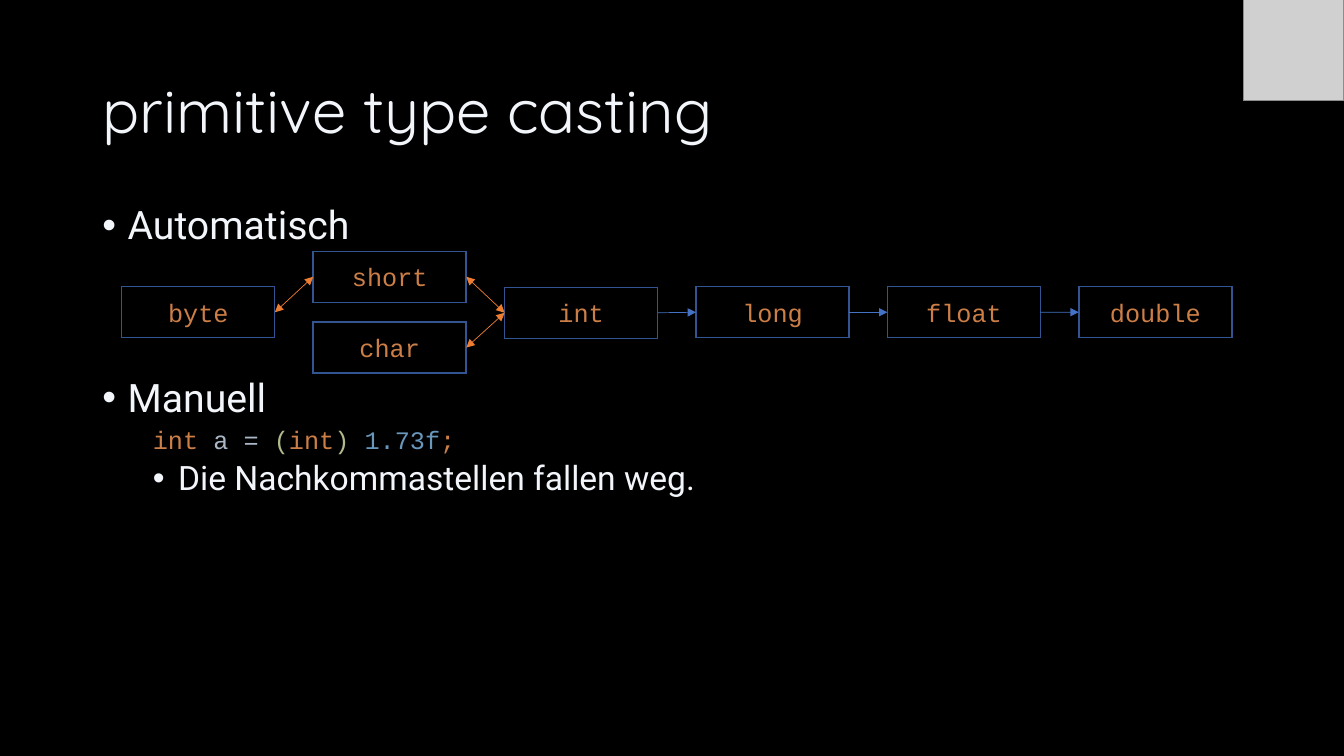
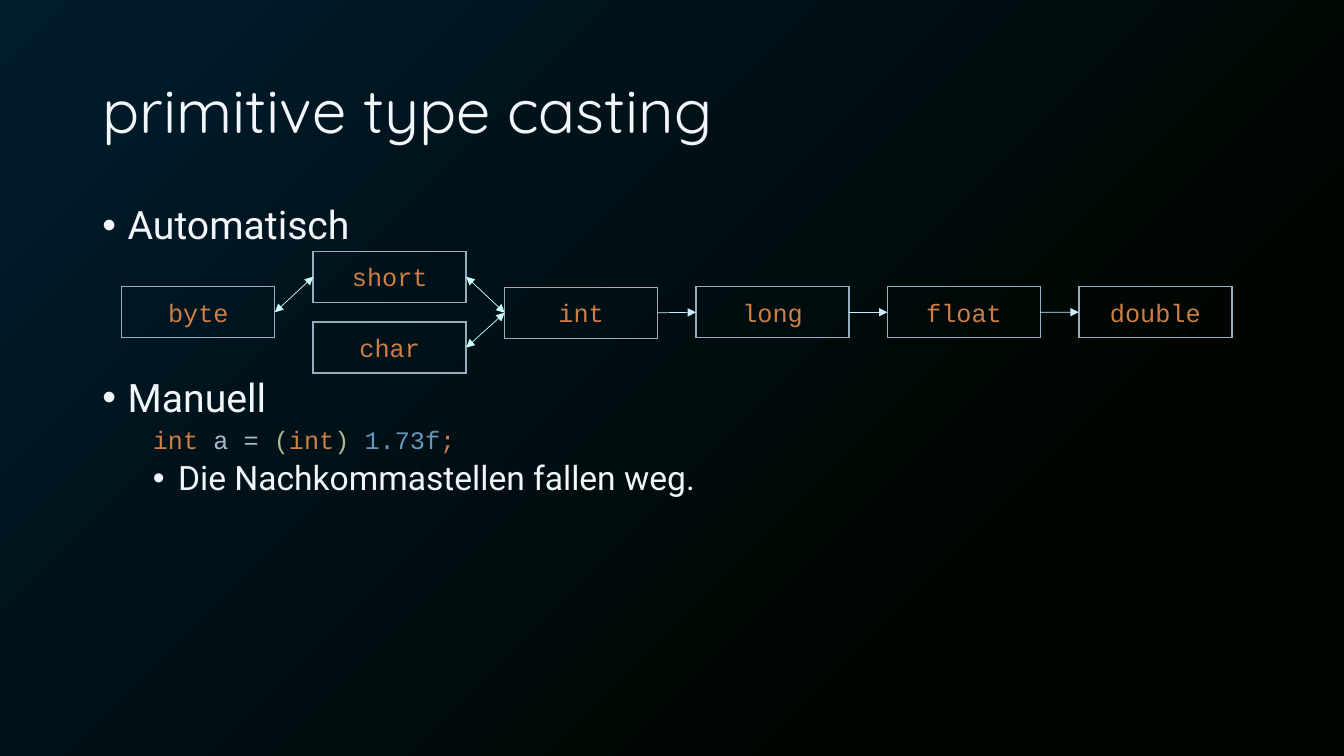
Before and after one commit to Cactusroot/Java, a slide deck: slide 14 of src/Java.pptx. Drawn at 1344x756 pixels with LibreOffice and Linux fonts; fonts in the diff are those of the drawing; grey boxes stand for pictures. Boxes give left, top, right and bottom in pixels: in the first picture for what was removed or moved away, otherwise in the second. Text is boxed around its words. In the diff, an @@ line names an element or a change of style, - is before the commit and + after.

```diff
--- a/src/Java.pptx
+++ b/src/Java.pptx
@@ background #000000 to gradient #001D2E to #000500 @@
@@ picture removed at (1243,0,1344,101) @@
@@ double arrow (275, 313) - (314, 277): stroke #ED7D31 0.5 pt to #CCFFFF 0.5 pt @@
@@ double arrow (467, 277) - (505, 313): stroke #ED7D31 0.5 pt to #CCFFFF 0.5 pt @@
@@ outline #325491 1 pt to #97AFBD 1 pt in 7 elements at (122,287,275,339), (314,251,467,302), (314,323,467,374), (505,287,658,339), (697,287,850,339), (887,287,1041,339), (1079,286,1232,338) @@
@@ double arrow (467, 348) - (505, 313): stroke #ED7D31 0.5 pt to #CCFFFF 0.5 pt @@
@@ arrow (657, 313) - (697, 313): stroke #4472C4 0.5 pt to #CCECFF 0.5 pt @@
@@ arrow (849, 313) - (887, 313): stroke #4472C4 0.5 pt to #CCECFF 0.5 pt @@
@@ arrow (1041, 313) - (1079, 313): stroke #4472C4 0.5 pt to #CCECFF 0.5 pt @@
```
Also in this commit, not shown: 108 other slides changed, 4 slides added, 1 slide removed, 1 other file.
